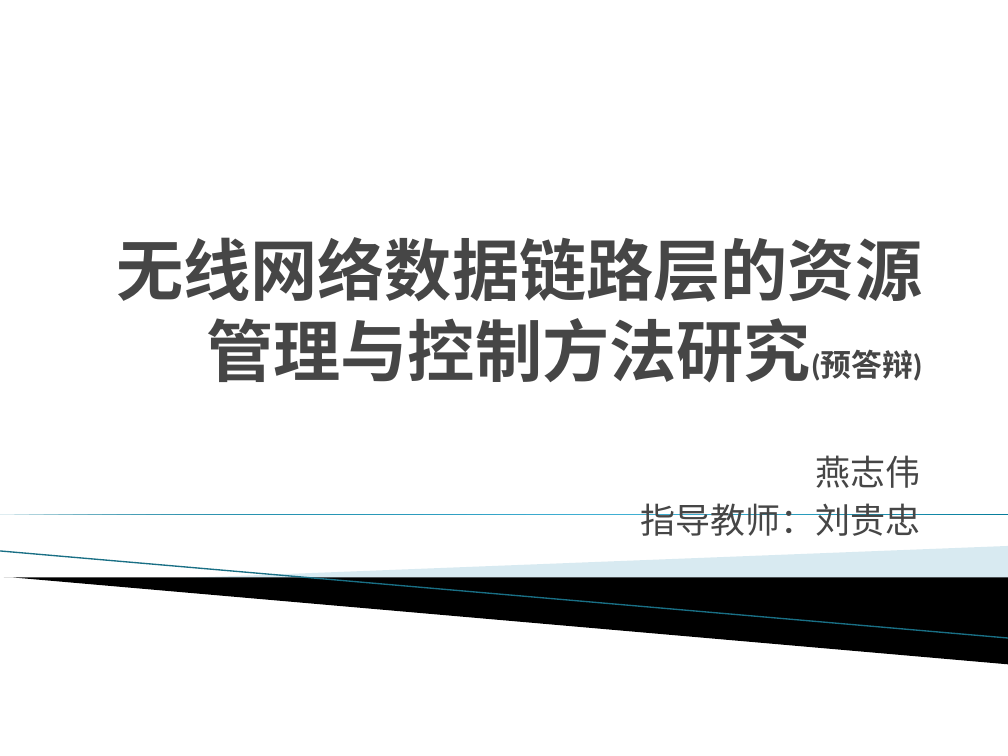
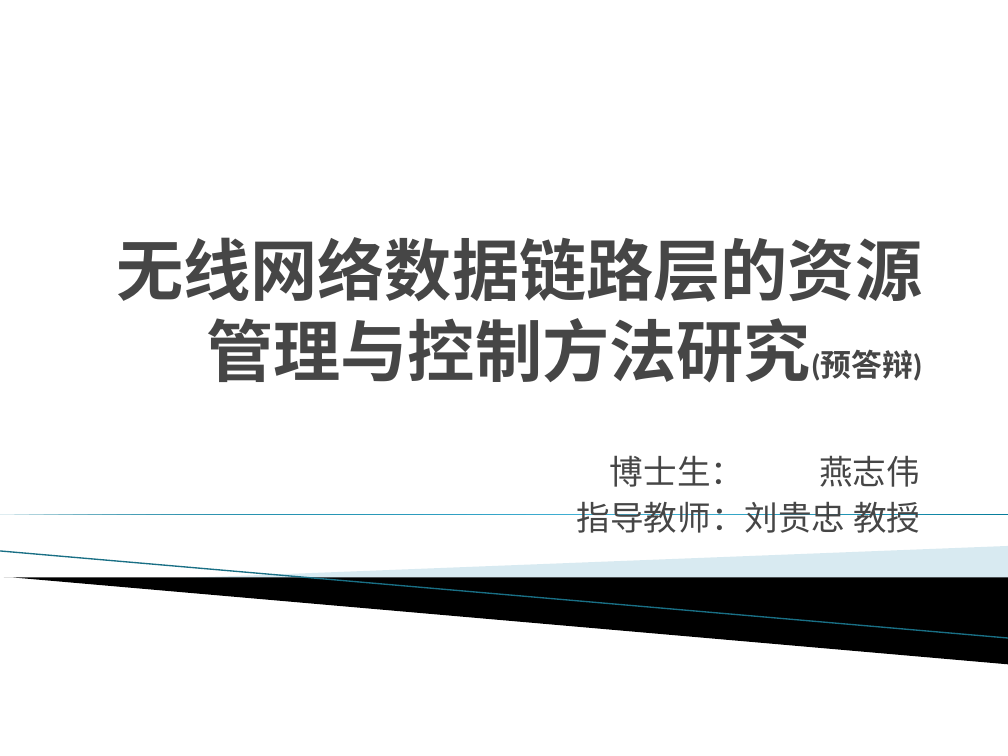
Before and after one commit to ZhiweiYAN/yzw_thesis, a slide deck: slide 1 of defense_phd.pptx. Drawn at 1008x756 pixels with LibreOffice and Linux fonts; fonts in the diff are those of the drawing; background and template pictures are left out. Boxes give left, top, right and bottom in pixels: in the first picture for what was removed or moved away, otherwise in the second. Text is boxed around its words. In the diff, an @@ line names an element or a change of style, - is before the commit and + after.

```diff
--- a/defense_phd.pptx
+++ b/defense_phd.pptx
@@ subtitle at [577, 455, 920, 533]: text changed; size 25 to 24.1 pt @@
-燕志伟
-指导教师：刘贵忠
+博士生： 燕志伟
+指导教师：刘贵忠 教授
```
Also in this commit, not shown: 4 other slides changed, 11 slides added, 2 other files.
